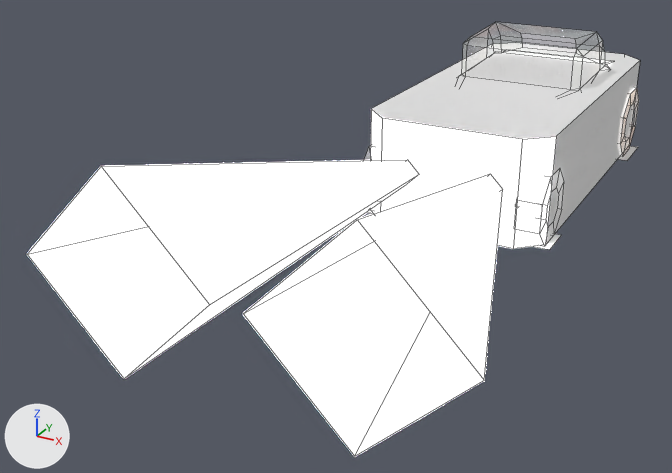
One commit to the FBX model Assets/FBX/Cars/Rattle/Rattle.fbx: the scene before it, then after it.
One viewpoint serves both versions: a 50 mm camera at (5.12, -16.03, 6.01) aimed at (-1.4, -4.17, 0.08). The lights are fixed; the arrows at lower left show +X, +Y and +Z. Mesh edges are drawn as thin lines. Where no turn or scale is listed for an object, it has been applied to the vertices.

Names of what the first picture shows: 'rattle1', 'rattle_cldr'.
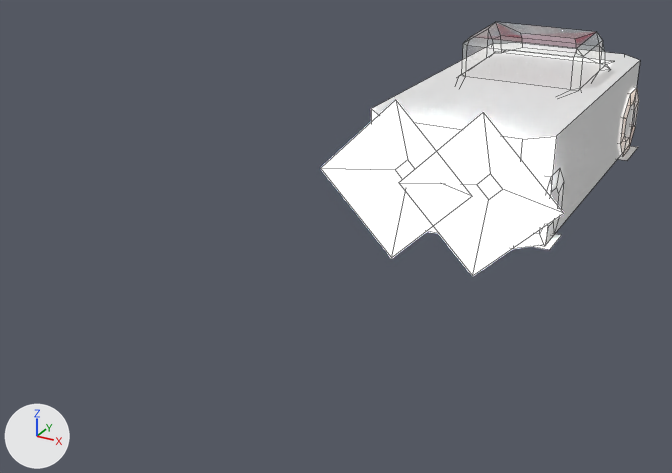
Edits to the bpy script that builds the scene:
```text
Change me_cube:
    where me_cube.from_pydata(...)  # 728 vertices, 688 faces; spans x -2.83..2.83, y -9.08..3.4, z 0.0..2.75
    used by ob_rattle1; location = (0.0, 0.0, 0.0)
    before: 550 (0.21, -9.08, 1.44) at pixel (243, 313), 551 (1.52, -9.08, 2.75) at pixel (357, 219), 554 (1.52, -9.08, 0.13) at pixel (354, 456), 555 (2.83, -9.08, 1.44) at pixel (484, 380), 558 (-0.21, -9.08, 1.44) at pixel (209, 304)
    before: 559 (-1.52, -9.08, 2.75) at pixel (101, 166), 562 (-1.52, -9.08, 0.13) at pixel (124, 378), 563 (-2.83, -9.08, 1.44) at pixel (27, 254)
    me_cube part 1
    add for i in [550, 551, 554, 555]: me_cube.vertices[i].co += Vector((-0.82, 5.5, -0.5))
    add for i in [558, 559, 562, 563]: me_cube.vertices[i].co += Vector((0.82, 5.5, -0.5))
```

Changed parts and their boxes [x1, y1, x2, y2] in the pictures (672 x 473 px):
'rattle1', reshaped (49% narrower, 40% shorter): before [27, 160, 503, 456]; after [321, 100, 563, 276]
